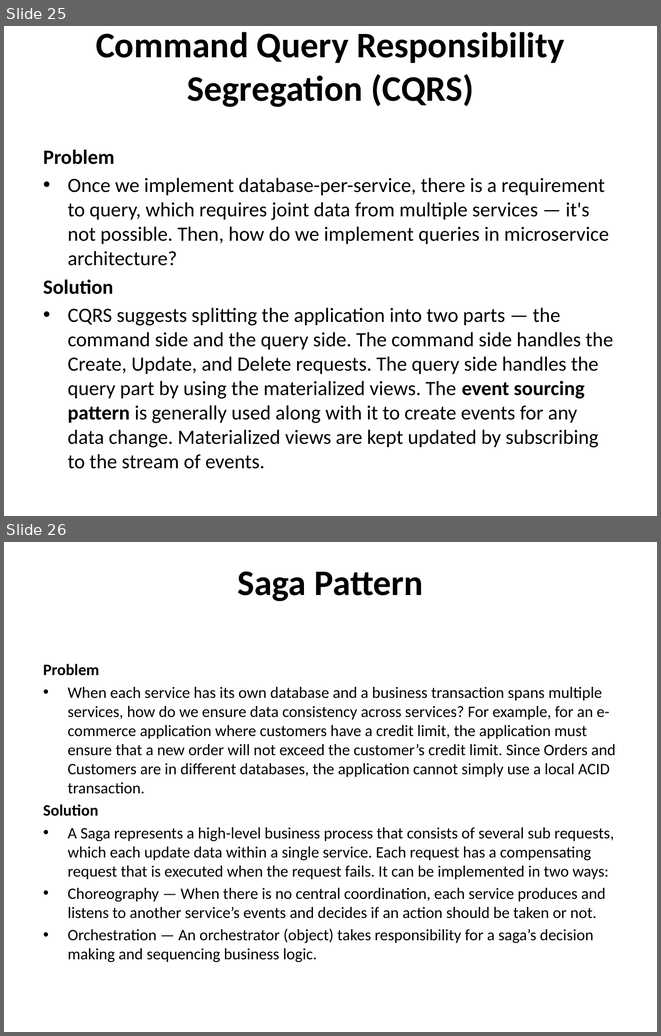
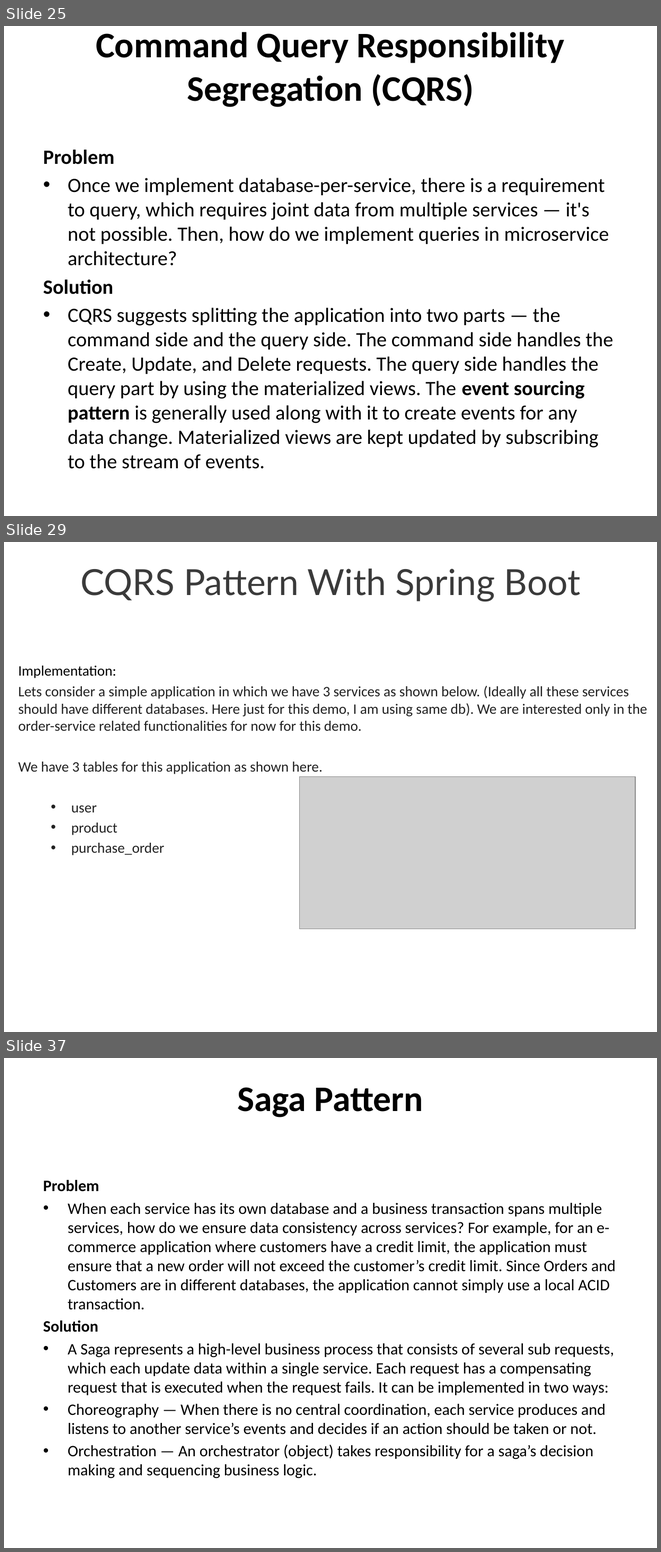
Before and after one commit to techelly/cloudthatmicroservies, a slide deck: Micro services Design Pattern.pptx. Shown one above the other, each under a label of ours: slides 25 and 26 before the commit, slides 25, 29 and 37 after it; the slides between them are not shown. The pictures are 661x1036 and 661x1552 pixels, drawn with LibreOffice and Linux fonts; fonts in the diff are those of the drawing; grey boxes stand for pictures. Boxes give left, top, right and bottom in pixels: in the first picture for what was removed or moved away, otherwise in the second. Text is boxed around its words. In the diff, an @@ line names an element or a change of style, - is before the commit and + after.

Commit message:
Added CQRS desging pattern example

```diff
--- a/Micro services Design Pattern.pptx
+++ b/Micro services Design Pattern.pptx
@@ slide 29 added at (x1=4, y1=542, x2=657, y2=1032), background #FFFFFF @@
@@ title added at (x1=80, y1=568, x2=581, y2=602), 39.6 pt, text #3A3A3A @@
+CQRS Pattern With Spring Boot
@@ text added at (x1=18, y1=665, x2=647, y2=855), 16 pt, text #212121 @@
+Implementation:
+Lets consider a simple application in which we have 3 services as shown below. (Ideally all these services should have different databases. Here just for this demo, I am using same db). We are interested only in the order-service related functionalities for now for this demo.
+We have 3 tables for this application as shown here.
+  • user
+  • product
+  • purchase_order
@@ picture added at (x1=300, y1=776, x2=635, y2=928) @@
@@ what was slide 26 is now slide 37 @@
```
Also in this commit, not shown: 10 other slides added, 56 other files.
